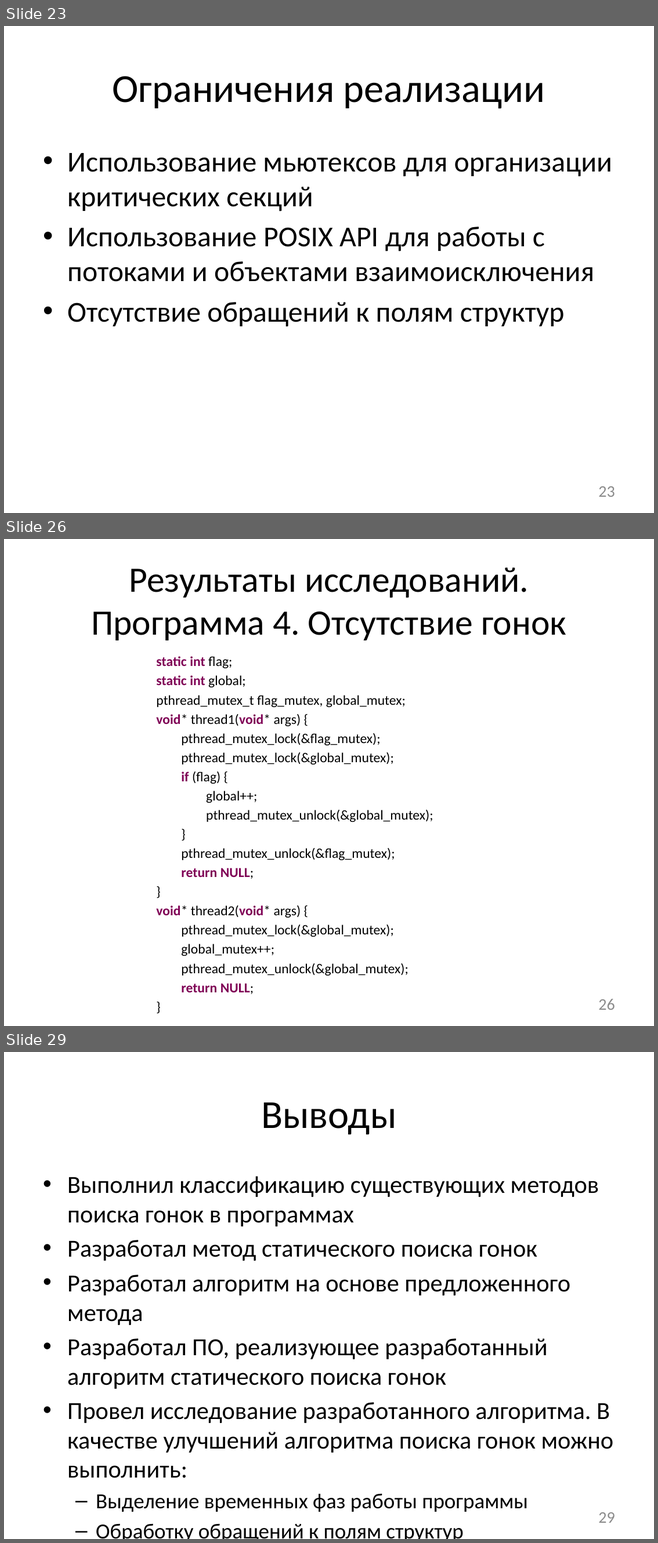
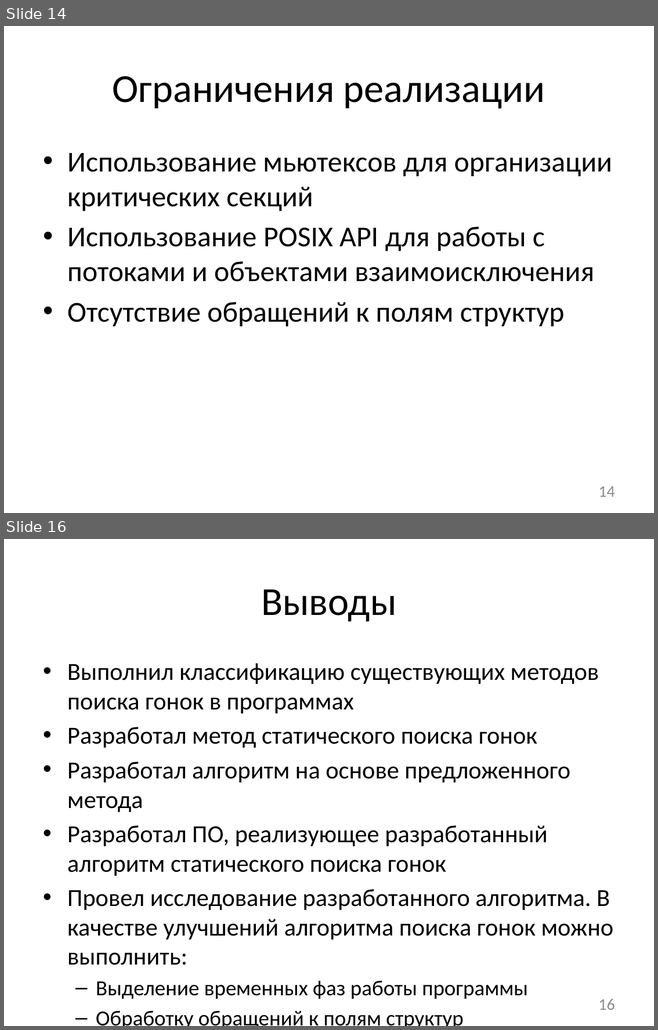
Before and after one commit to afrolovskiy/diplom, a slide deck: presentations/diplom/static race detection.pptx. Shown one above the other, each under a label of ours: slides 23, 26 and 29 before the commit, slides 14 and 16 after it; the slides between them are not shown. The pictures are 658x1543 and 658x1030 pixels, drawn with LibreOffice and Linux fonts; fonts in the diff are those of the drawing. Boxes give left, top, right and bottom in pixels: in the first picture for what was removed or moved away, otherwise in the second. Text is boxed around its words. In the diff, an @@ line names an element or a change of style, - is before the commit and + after.

```diff
--- a/presentations/diplom/static race detection.pptx
+++ b/presentations/diplom/static race detection.pptx
@@ slide 26 removed at box(4, 539, 654, 1026), background #FFFFFF @@
@@ title removed at box(91, 567, 566, 641) @@
-Результаты исследований. Программа 4. Отсутствие гонок
@@ text removed at box(156, 656, 433, 976) @@
-static int flag;
-static int global;
-pthread_mutex_t flag_mutex, global_mutex;
-void* thread1(void* args) {
-pthread_mutex_lock(&flag_mutex);
-pthread_mutex_lock(&global_mutex);
-if (flag) {
-global++;
-pthread_mutex_unlock(&global_mutex);
-}
-pthread_mutex_unlock(&flag_mutex);
-return NULL;
-}
-void* thread2(void* args) {
-pthread_mutex_lock(&global_mutex);
-global_mutex++;
-pthread_mutex_unlock(&global_mutex);
-return NULL;
-}
@@ page number removed at box(598, 999, 614, 1010) @@
-26
@@ what was slide 23 is now slide 14 @@
@@ page number at box(598, 487, 614, 497): text changed @@
-23
+14
@@ what was slide 29 is now slide 16 @@
@@ page number at box(598, 999, 614, 1010): text changed @@
-29
+16
```
Also in this commit, not shown: 1 slide changed, 1 slide added, 13 other slides removed, 1 other file.
